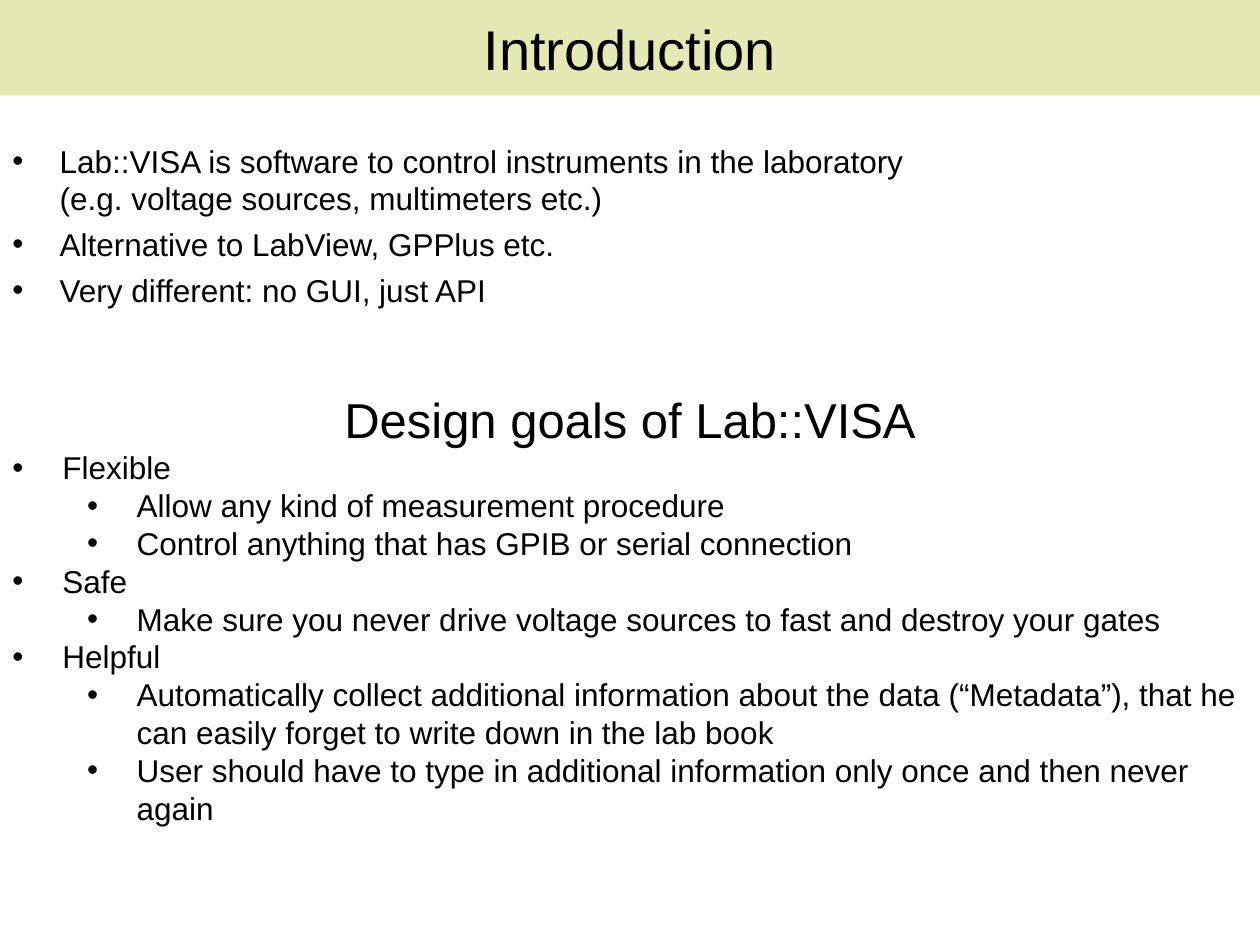
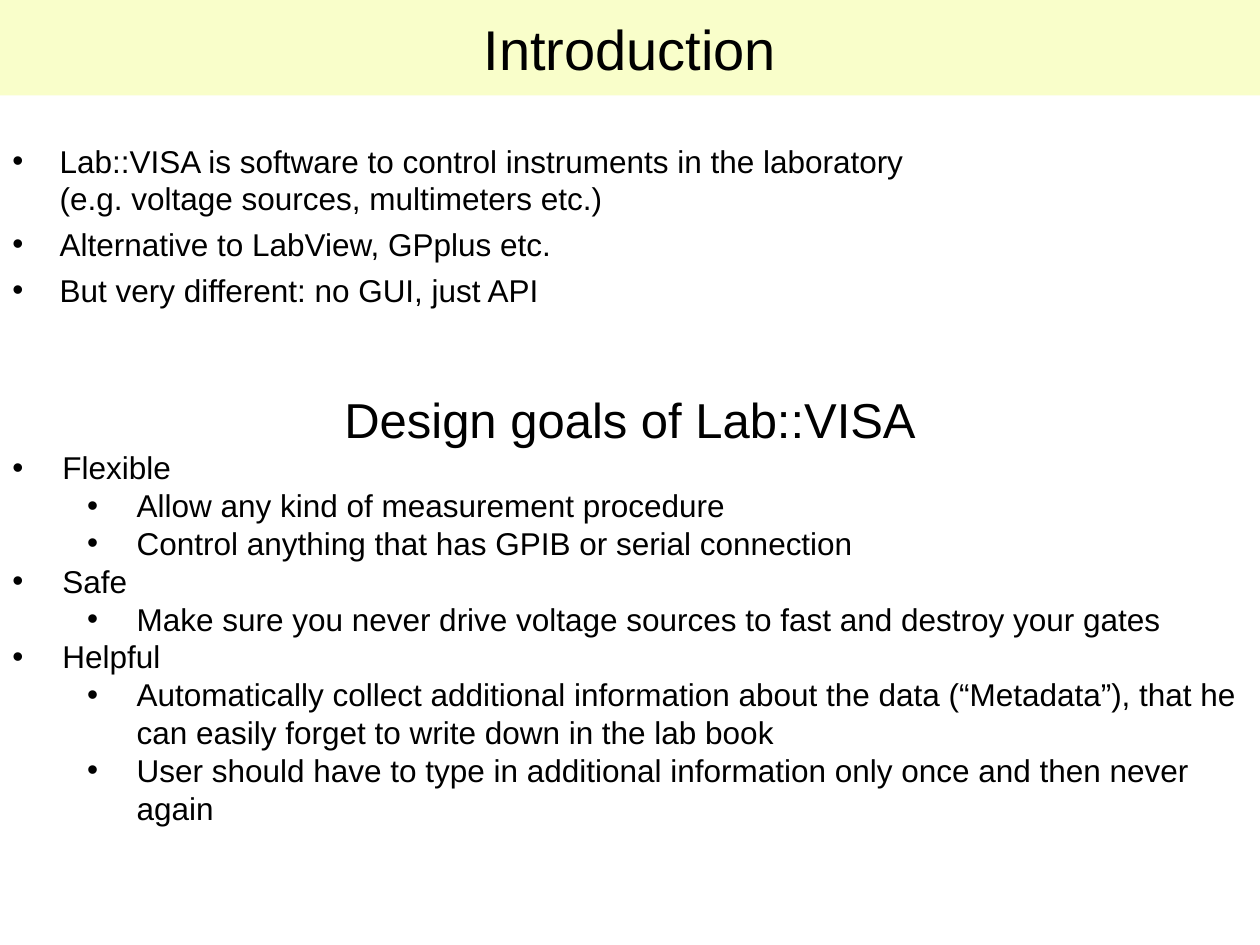
Before and after one commit to lab-measurement/Lab-Measurement, a slide deck: slide 2 of VISA/Tutorial/Talk/Lab-VISA.ppt. Drawn at 1260x945 pixels with LibreOffice and Linux fonts; fonts in the diff are those of the drawing. Boxes give left, top, right and bottom in pixels: in the first picture for what was removed or moved away, otherwise in the second. Text is boxed around its words. In the diff, an @@ line names an element or a change of style, - is before the commit and + after.

```diff
--- a/VISA/Tutorial/Talk/Lab-VISA.ppt
+++ b/VISA/Tutorial/Talk/Lab-VISA.ppt
@@ title "Introduction" at bbox=[0, 0, 1260, 96]: fill #E5EAB4 to #F9FECA @@
@@ text at bbox=[60, 233, 551, 308]: text changed @@
-• Alternative to LabView, GPPlus etc.
-• Very different: no GUI, just API
+• Alternative to LabView, GPplus etc.
+• But very different: no GUI, just API
```
Also in this commit, not shown: 7 other slides changed, 1 other file.
